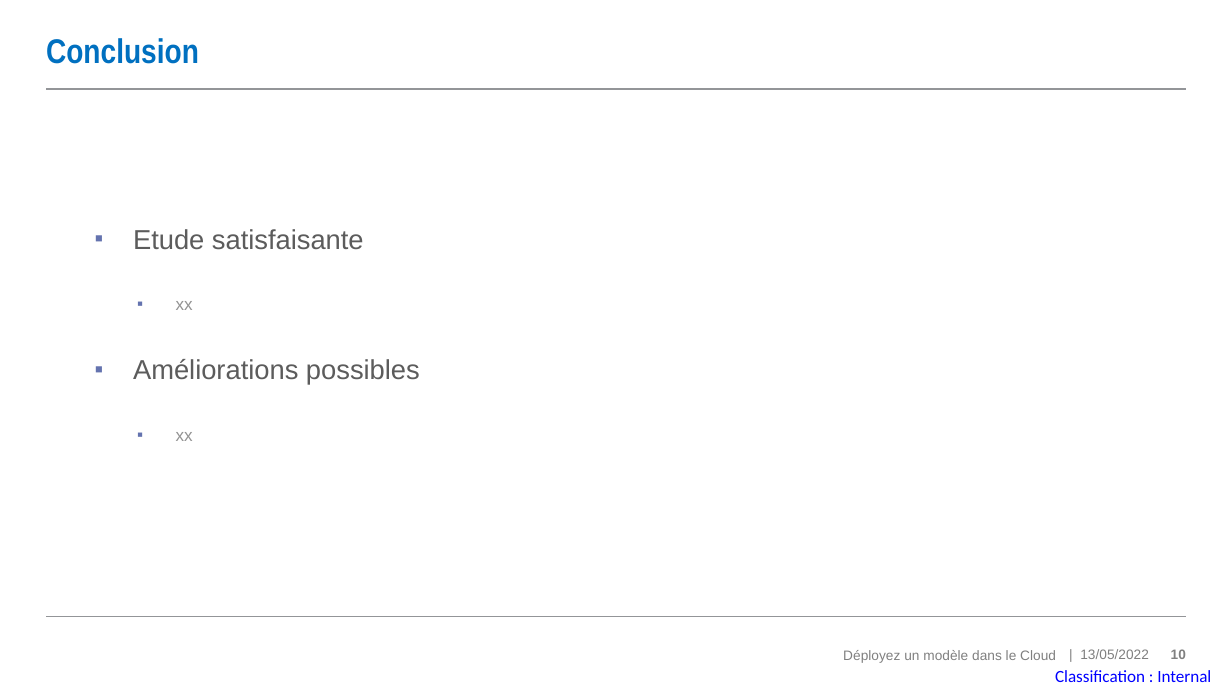
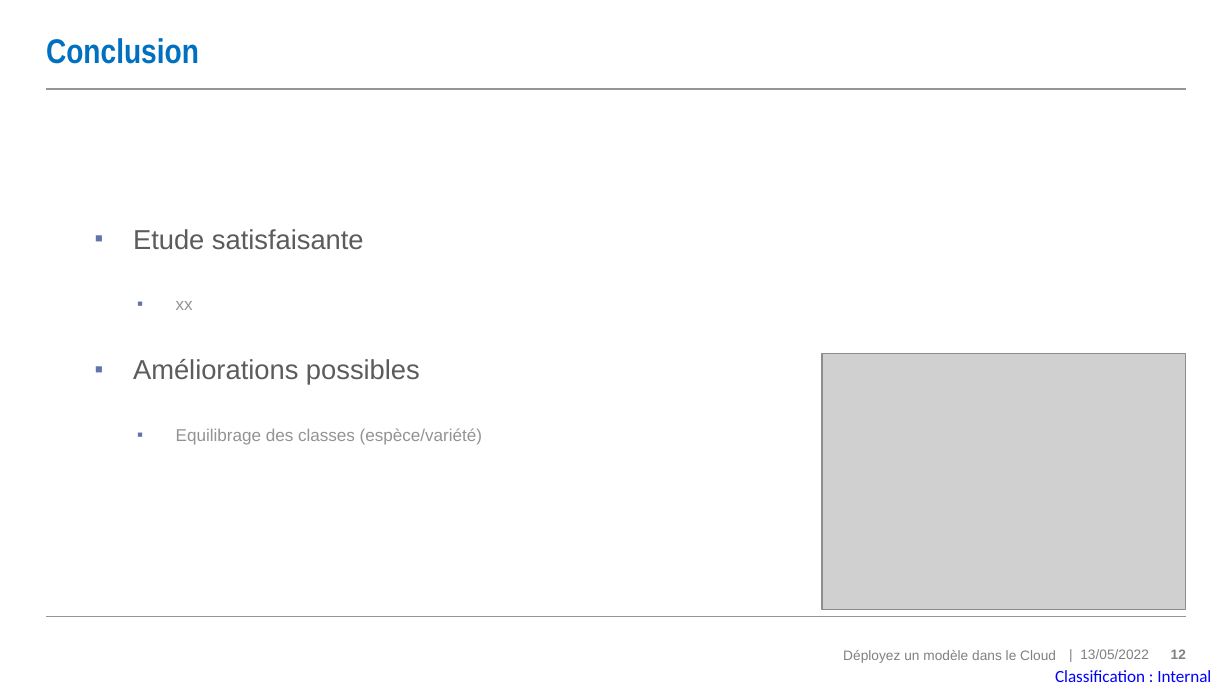
Before and after one commit to MadesLaurence/OpenClassrooms-Fruits-Project-8-, a slide deck: slide 12 of P8_10_support.pptx (slide 10 before the commit). Drawn at 1232x693 pixels with LibreOffice and Linux fonts; fonts in the diff are those of the drawing; grey boxes stand for pictures. Boxes give left, top, right and bottom in pixels: in the first picture for what was removed or moved away, otherwise in the second. Text is boxed around its words. In the diff, an @@ line names an element or a change of style, - is before the commit and + after.

```diff
--- a/P8_10_support.pptx
+++ b/P8_10_support.pptx
@@ picture added at <box>822,354,1185,610</box> @@
@@ text at <box>176,428,482,445</box>: text changed @@
-    ▪ xx
+    ▪ Equilibrage des classes (espèce/variété)
@@ page number at <box>1171,649,1186,659</box>: text changed @@
-10
+12
```
Also in this commit, not shown: 6 other slides changed, 3 slides added, 3 slides removed, 1 other file.
